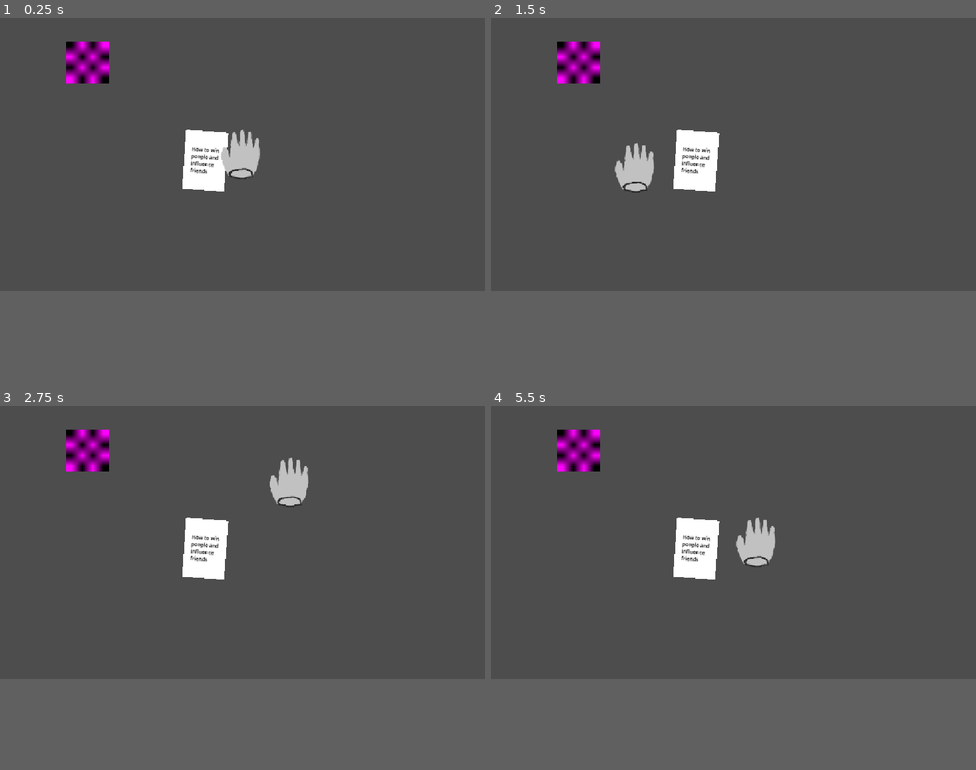
Above: before the commit, frames 1-4 (two rows, left to right).
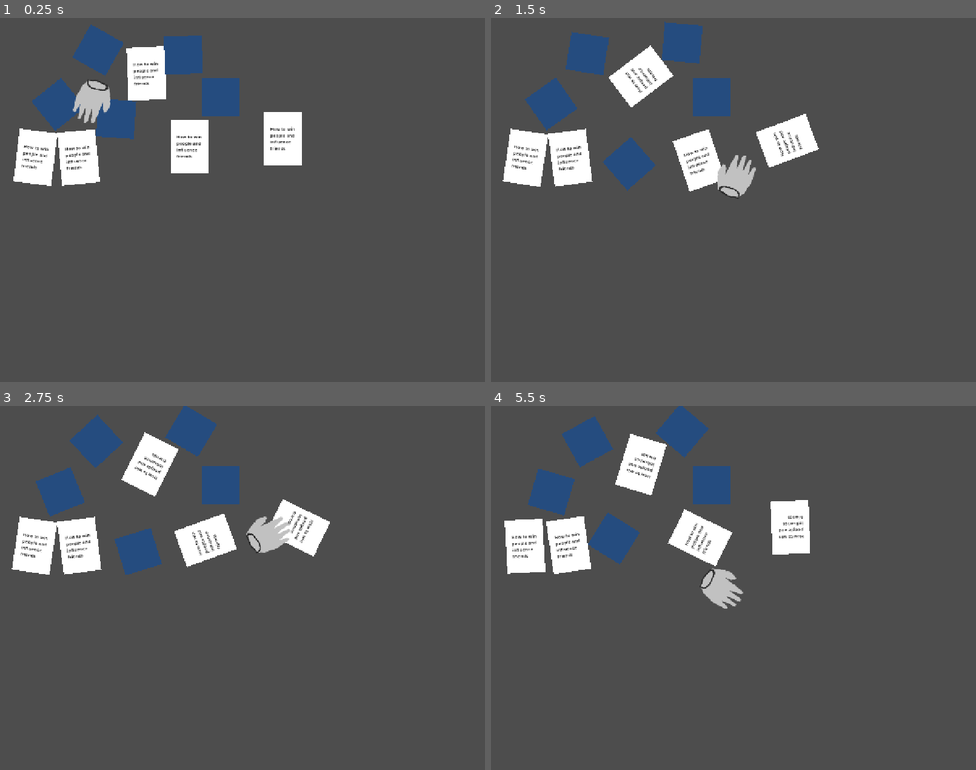
Above: after the commit, the same moments.

Repository: tom-frantz/gmtk-2026
Game: Godot game, scene res://scenes/minigames/minigame_alarm_clock.tscn
Two runs of this game, one before a commit and one after it. Both use one fixed random seed, a clock stepped at 60 frames per second and the inputs below.
Inputs (mouse positions are in pixels of both pictures, inside the frame that each line leads up to):
- Up to frame 1 (0.25 s): no input
- Up to frame 2 (1.5 s): move the mouse to (840, 141) at 0.52 s; click (840, 141) at 0.67 s; move the mouse to (636, 167) at 1.27 s; click (636, 167) at 1.42 s
- Up to frame 3 (2.75 s): move the mouse to (291, 482) at 2.02 s; click (291, 482) at 2.17 s
- Up to frame 4 (5.5 s): move the mouse to (709, 595) at 2.77 s; click (709, 595) at 2.92 s; move the mouse to (879, 584) at 3.52 s; click (879, 584) at 3.67 s; move the mouse to (588, 500) at 4.27 s; click (588, 500) at 4.42 s; move the mouse to (757, 544) at 5.02 s; click (757, 544) at 5.17 s
In our replay, the window is 800x450 before the commit and 800x600 after it. These sizes can differ from the game's own. Grey fills any space a smaller window leaves; there, only what the larger window draws over its background counts as a difference.

The runs differ from the first frame. In frame 1, 12% of the frame differs, in the area x 2-63%, y 1-48%; in frame 2, 10%; in frame 3, 11%; in frame 4, 11%.

Commit message:
feat: more things for the alarm minigame

Diff:
--- a/project.godot
+++ b/project.godot
@@ -17,8 +17,9 @@
 
 [display]
 
+window/size/viewport_width=1280
+window/size/viewport_height=960
 window/stretch/mode="canvas_items"
-window/stretch/aspect="expand"
 
 [dotnet]
 
--- a/scenes/common/clock.tscn
+++ b/scenes/common/clock.tscn
@@ -2,10 +2,7 @@
 
 [ext_resource type="Script" uid="uid://beuy1i08e2uuk" path="res://scripts/grabbable.gd" id="1_e8s61"]
 
-[sub_resource type="QuadMesh" id="QuadMesh_dxuwh"]
-size = Vector2(100, 100)
-
-[sub_resource type="PlaceholderTexture2D" id="PlaceholderTexture2D_fnse8"]
+[sub_resource type="CanvasItemMaterial" id="CanvasItemMaterial_7wvbd"]
 
 [sub_resource type="RectangleShape2D" id="RectangleShape2D_2hxnw"]
 size = Vector2(100, 100)
@@ -16,9 +13,10 @@
 
 [node name="Sprite2D" type="Sprite2D" parent="." unique_id=1441095892]
 
-[node name="MeshInstance2D" type="MeshInstance2D" parent="." unique_id=1567972738]
-mesh = SubResource("QuadMesh_dxuwh")
-texture = SubResource("PlaceholderTexture2D_fnse8")
+[node name="Shape" type="Polygon2D" parent="." unique_id=863184281]
+color = Color(0.14509805, 0.29803923, 0.49803922, 1)
+polygon = PackedVector2Array(-50, -50, 50, -50, 50, 50, -50, 50)
 
 [node name="CollisionShape2D" type="CollisionShape2D" parent="." unique_id=384230936]
+material = SubResource("CanvasItemMaterial_7wvbd")
 shape = SubResource("RectangleShape2D_2hxnw")
--- /dev/null
+++ b/scenes/common/grabbable_alarm_item.tscn
@@ -0,0 +1,7 @@
+[gd_scene format=3 uid="uid://brtiebamxfyxh"]
+
+[node name="GrabbableAlarmItem" type="RigidBody2D" unique_id=266171078]
+
+[node name="Sprite2D" type="Sprite2D" parent="." unique_id=911718628]
+
+[node name="CollisionShape2D" type="CollisionShape2D" parent="." unique_id=837084496]
--- a/scenes/common/hand2.tscn
+++ b/scenes/common/hand2.tscn
@@ -2,6 +2,8 @@
 
 [ext_resource type="Script" uid="uid://c7y4yrlsgg4bb" path="res://scenes/common/hand_2.gd" id="1_7pxq6"]
 [ext_resource type="Texture2D" uid="uid://jq4vpux2yf5d" path="res://assets/hand.png" id="2_a8cjt"]
+
+[sub_resource type="CircleShape2D" id="CircleShape2D_2hxnw"]
 
 [sub_resource type="CapsuleShape2D" id="CapsuleShape2D_en2hh"]
 radius = 25.0
@@ -9,23 +11,42 @@
 
 [sub_resource type="CapsuleShape2D" id="CapsuleShape2D_v7qgo"]
 radius = 46.0
-height = 106.0
+height = 114.0
 
-[node name="Hand" type="CharacterBody2D" unique_id=313986736]
-motion_mode = 1
+[node name="Hand" type="Node2D" unique_id=1009129144]
 script = ExtResource("1_7pxq6")
 
-[node name="Sprite2D" type="Sprite2D" parent="." unique_id=1652794015]
+[node name="DampedSpringJoint2D" type="DampedSpringJoint2D" parent="." unique_id=2023294232]
+top_level = true
+node_a = NodePath("../Node2D")
+node_b = NodePath("../CharacterBody2D")
+length = 1.0
+stiffness = 64.0
+damping = 0.16
+
+[node name="Node2D" type="StaticBody2D" parent="." unique_id=290215047]
+unique_name_in_owner = true
+top_level = true
+collision_layer = 2
+collision_mask = 2
+
+[node name="CollisionShape2D" type="CollisionShape2D" parent="Node2D" unique_id=988157335]
+shape = SubResource("CircleShape2D_2hxnw")
+
+[node name="CharacterBody2D" type="RigidBody2D" parent="." unique_id=616371557]
+unique_name_in_owner = true
+
+[node name="Sprite2D" type="Sprite2D" parent="CharacterBody2D" unique_id=1652794015]
 texture = ExtResource("2_a8cjt")
 
-[node name="PhysicsCollider" type="CollisionShape2D" parent="." unique_id=1870216944]
+[node name="PhysicsCollider" type="CollisionShape2D" parent="CharacterBody2D" unique_id=1870216944]
 position = Vector2(-4, 30)
 rotation = 1.5707964
 shape = SubResource("CapsuleShape2D_en2hh")
 
-[node name="GrabArea" type="Area2D" parent="." unique_id=570074616]
+[node name="GrabArea" type="Area2D" parent="CharacterBody2D" unique_id=570074616]
 unique_name_in_owner = true
 
-[node name="CollisionShape2D" type="CollisionShape2D" parent="GrabArea" unique_id=444812402]
-position = Vector2(-4, 2)
+[node name="CollisionShape2D" type="CollisionShape2D" parent="CharacterBody2D/GrabArea" unique_id=444812402]
+position = Vector2(-3, -1)
 shape = SubResource("CapsuleShape2D_v7qgo")
--- a/scenes/common/hand_2.gd
+++ b/scenes/common/hand_2.gd
@@ -1,4 +1,4 @@
-extends CharacterBody2D
+extends Node2D
 
 var current_collisions
 
@@ -9,7 +9,7 @@
 # Called every frame. 'delta' is the elapsed time since the previous frame.
 func _process(delta: float) -> void:
 	var mouse_pos = get_viewport().get_mouse_position()
-	position = mouse_pos
+	%Node2D.position = mouse_pos
 
 func _input(event: InputEvent) -> void:
 	var ga: Area2D = %GrabArea
@@ -19,4 +19,4 @@
 			if ga.has_overlapping_bodies():
 				for ob in ga.get_overlapping_bodies():
 					if ob is Grabbable:
-						ob.try_grab(self)
+						ob.try_grab(%CharacterBody2D)
--- a/scenes/minigames/minigame_alarm_clock.tscn
+++ b/scenes/minigames/minigame_alarm_clock.tscn
@@ -22,16 +22,55 @@
 gravity_direction = Vector2(0, 0)
 gravity = 0.0
 linear_damp_space_override = 3
-linear_damp = 10.0
+linear_damp = 20.255
 
 [node name="CollisionShape2D" type="CollisionShape2D" parent="Area2D" unique_id=424607036]
 shape = SubResource("RectangleShape2D_us37y")
 
 [node name="Clock" parent="." unique_id=270724650 instance=ExtResource("2_1sq20")]
 position = Vector2(208, 105)
+mass = 0.68
+physics_material_override = SubResource("PhysicsMaterial_ofet3")
+
+[node name="Clock2" parent="." unique_id=2083303648 instance=ExtResource("2_1sq20")]
+position = Vector2(582, 209)
+mass = 0.68
+physics_material_override = SubResource("PhysicsMaterial_ofet3")
+
+[node name="Clock3" parent="." unique_id=394900544 instance=ExtResource("2_1sq20")]
+position = Vector2(304, 259)
+mass = 0.68
+physics_material_override = SubResource("PhysicsMaterial_ofet3")
+
+[node name="Clock4" parent="." unique_id=655014476 instance=ExtResource("2_1sq20")]
+position = Vector2(466, 98)
+mass = 0.68
+physics_material_override = SubResource("PhysicsMaterial_ofet3")
+
+[node name="Clock5" parent="." unique_id=2119633254 instance=ExtResource("2_1sq20")]
+position = Vector2(118, 239)
+mass = 0.68
 physics_material_override = SubResource("PhysicsMaterial_ofet3")
 
 [node name="Book" parent="." unique_id=1816116435 instance=ExtResource("1_8rhwm")]
 position = Vector2(500, 339)
+mass = 3.337
+
+[node name="Book2" parent="." unique_id=211434881 instance=ExtResource("1_8rhwm")]
+position = Vector2(747, 318)
+mass = 3.337
+
+[node name="Book3" parent="." unique_id=1978142515 instance=ExtResource("1_8rhwm")]
+position = Vector2(390, 148)
+mass = 3.337
+
+[node name="Book4" parent="." unique_id=1837575513 instance=ExtResource("1_8rhwm")]
+position = Vector2(205, 360)
+mass = 3.337
+
+[node name="Book5" parent="." unique_id=2030651548 instance=ExtResource("1_8rhwm")]
+position = Vector2(100, 356)
+mass = 3.337
 
 [node name="Hand2" parent="." unique_id=313986736 instance=ExtResource("3_8rhwm")]
+position = Vector2(27, 15)
--- a/scripts/grabbable.gd
+++ b/scripts/grabbable.gd
@@ -10,13 +10,13 @@
 	is_hovered = false
 	instances.append(self)
 
-func create_joint(hand: CharacterBody2D):
+func create_joint(hand: Node2D):
 	joint = PinJoint2D.new()
 	joint.node_a = self.get_path()
 	joint.node_b = hand.get_path()
 	self.add_child(joint)
 
-func try_grab(hand: CharacterBody2D):
+func try_grab(hand: Node2D):
 	print("Tried to grab", self.name)
 	if not joint:
 		create_joint(hand)
Not shown, changed: Jam Docs/Minigames/Alarm Clock.md
Not shown, added: Jam Docs/Pixel Art.md
